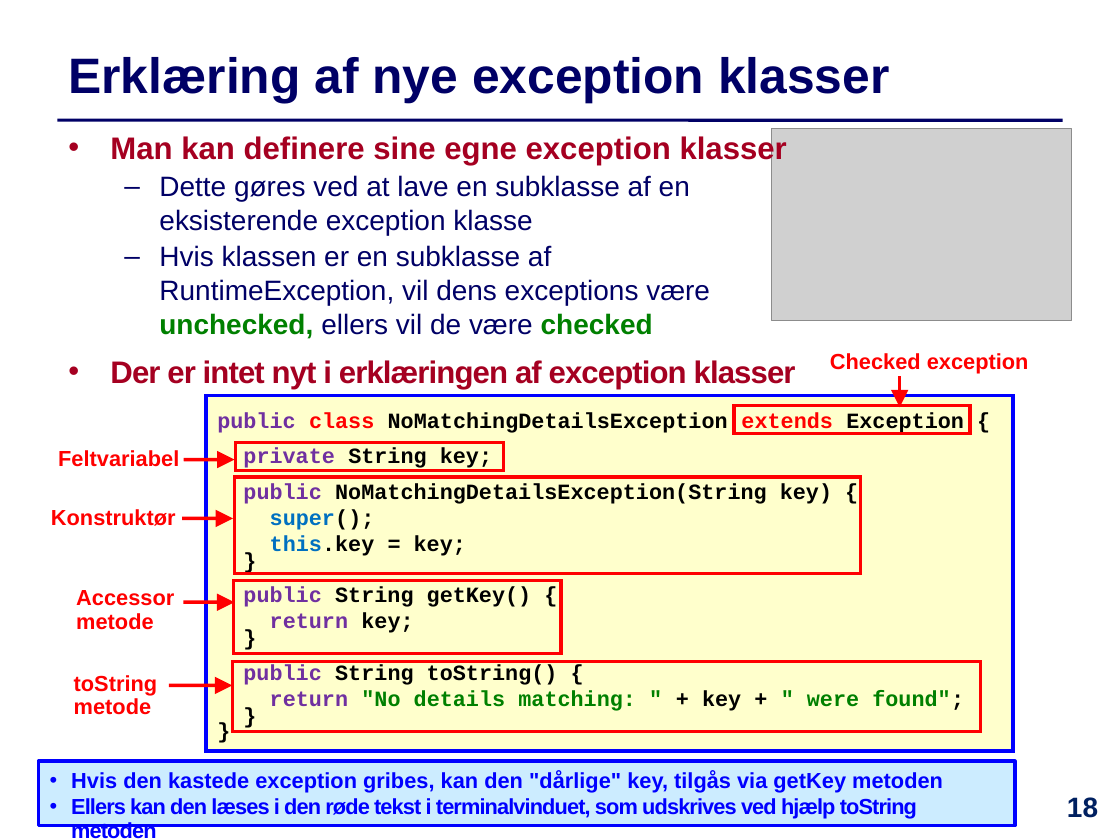
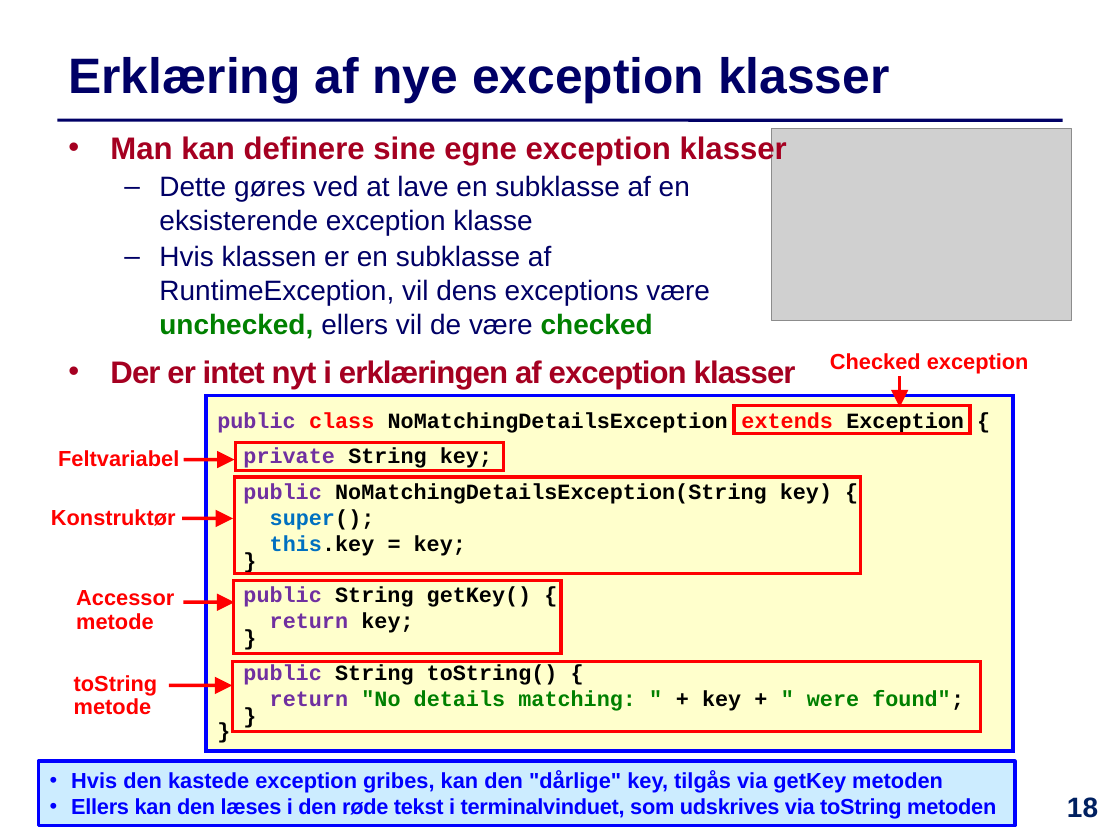
Before and after one commit to IntProgAU/Materiale, a slide deck: slide 18 of web/e23/uge_14/Slides-Uge14.pptx. Drawn at 1120x840 pixels with LibreOffice and Linux fonts; fonts in the diff are those of the drawing; grey boxes stand for pictures. Boxes give left, top, right and bottom in pixels: in the first picture for what was removed or moved away, otherwise in the second. Text is boxed around its words. In the diff, an @@ line names an element or a change of style, - is before the commit and + after.

```diff
--- a/web/e23/uge_14/Slides-Uge14.pptx
+++ b/web/e23/uge_14/Slides-Uge14.pptx
@@ text in rectangle at [71,798,996,819]: text changed @@
-• Ellers kan den læses i den røde tekst i terminalvinduet, som udskrives ved hjælp toString metoden
+• Ellers kan den læses i den røde tekst i terminalvinduet, som udskrives via toString metoden
```
Also in this commit, not shown: 8 other slides changed, 1 other file.
